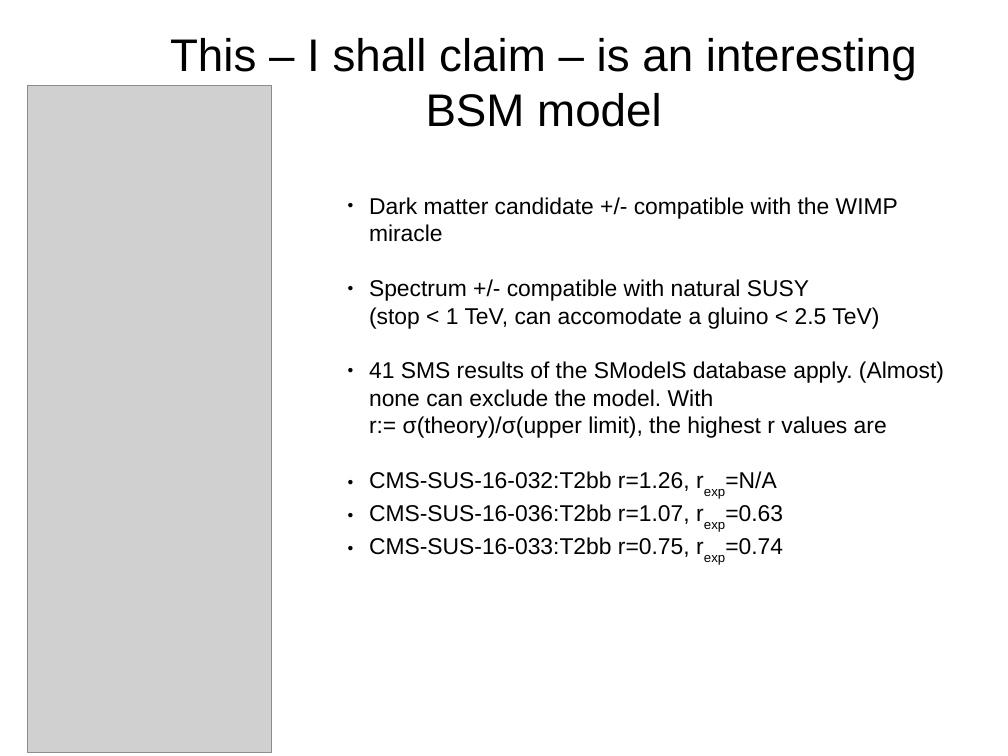
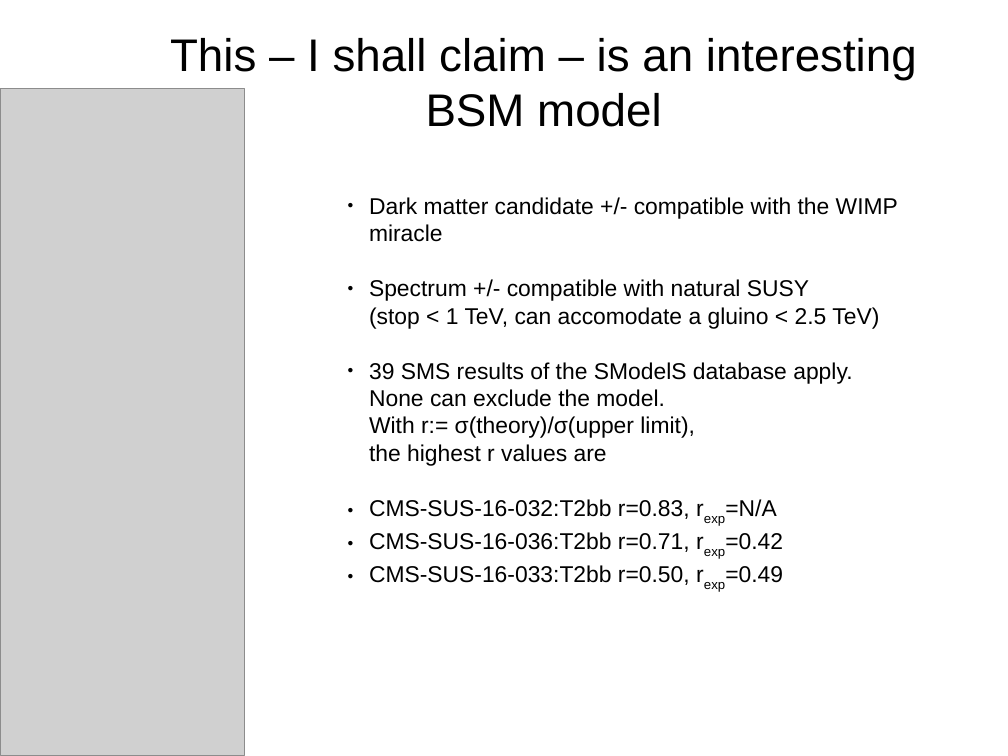
Before and after one commit to SModelS/smodels-utils, a slide deck: slide 4 of combinations/amb.odp. Drawn at 1008x756 pixels with LibreOffice and Linux fonts; fonts in the diff are those of the drawing; grey boxes stand for pictures. Boxes give left, top, right and bottom in pixels: in the first picture for what was removed or moved away, otherwise in the second. Text is boxed around its words. In the diff, an @@ line names an element or a change of style, - is before the commit and + after.

```diff
--- a/combinations/amb.odp
+++ b/combinations/amb.odp
@@ picture: place and size @@
-picture at (27,86,272,754)
+picture at (0,89,244,756)
@@ text at (369,362,852,585): text changed @@
-● 41 SMS results of the SModelS database apply. (Almost) none can exclude the model. With
-  r:= σ(theory)/σ(upper limit), the highest r values are
-● CMS-SUS-16-032:T2bb r=1.26, rexp=N/A
-● CMS-SUS-16-036:T2bb r=1.07, rexp=0.63
-● CMS-SUS-16-033:T2bb r=0.75, rexp=0.74
+● 39 SMS results of the SModelS database apply.
+  None can exclude the model.
+  With r:= σ(theory)/σ(upper limit),
+  the highest r values are
+● CMS-SUS-16-032:T2bb r=0.83, rexp=N/A
+● CMS-SUS-16-036:T2bb r=0.71, rexp=0.42
+● CMS-SUS-16-033:T2bb r=0.50, rexp=0.49
```
Also in this commit, not shown: 4 other slides changed, 3 other files.
